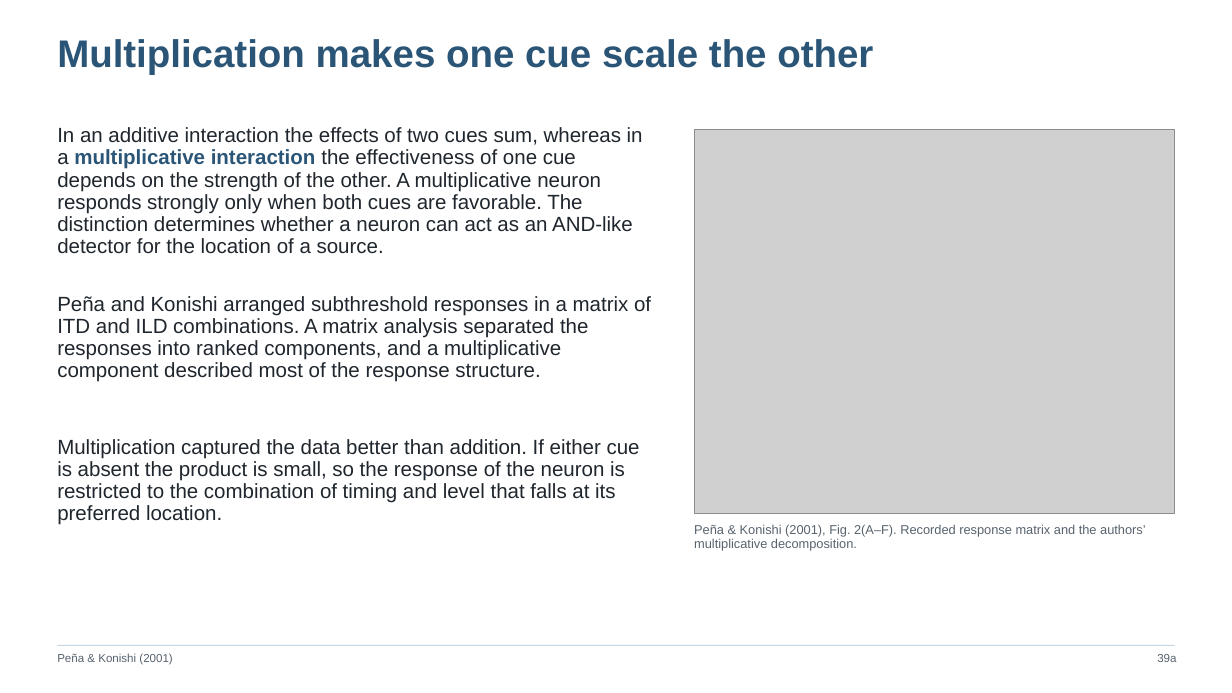
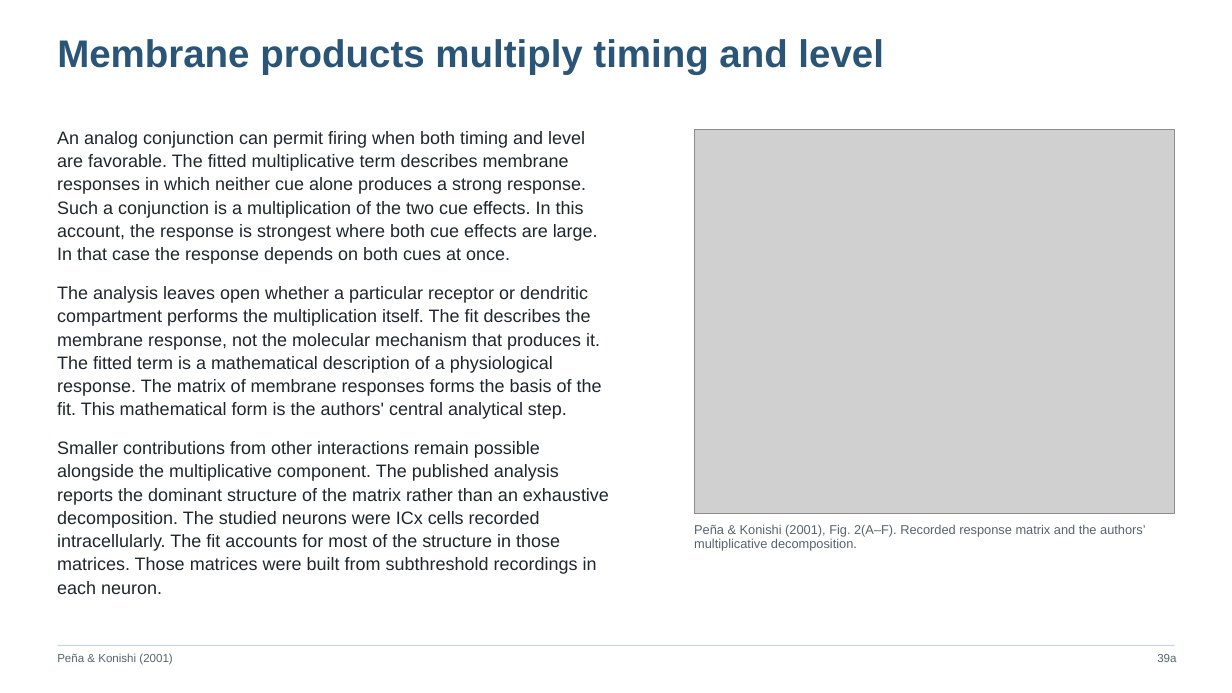
Before and after one commit to jordanxxlopez/NEUROETHOLOGY, a slide deck: slide 52 of scaffolded/Neuroethology_Lecture18_FA2026_SCAFFOLDED.pptx (slide 53 before the commit). Drawn at 1232x693 pixels with LibreOffice and Linux fonts; fonts in the diff are those of the drawing; grey boxes stand for pictures. Boxes give left, top, right and bottom in pixels: in the first picture for what was removed or moved away, otherwise in the second. Text is boxed around its words. In the diff, an @@ line names an element or a change of style, - is before the commit and + after.

```diff
--- a/scaffolded/Neuroethology_Lecture18_FA2026_SCAFFOLDED.pptx
+++ b/scaffolded/Neuroethology_Lecture18_FA2026_SCAFFOLDED.pptx
@@ text at (x1=57, y1=39, x2=884, y2=74): text changed @@
-Multiplication makes one cue scale the other
+Membrane products multiply timing and level
@@ text at (x1=57, y1=131, x2=609, y2=594): text changed; size 16 to 14 pt @@
-In an additive interaction the effects of two cues sum, whereas in a multiplicative interaction the effectiveness of one cue depends on the strength of the other. A multiplicative neuron responds strongly only when both cues are favorable. The distinction determines whether a neuron can act as an AND-like detector for the location of a source.
+An analog conjunction can permit firing when both timing and level are favorable. The fitted multiplicative term describes membrane responses in which neither cue alone produces a strong response. Such a conjunction is a multiplication of the two cue effects. In this account, the response is strongest where both cue effects are large. In that case the response depends on both cues at once.
+The analysis leaves open whether a particular receptor or dendritic compartment performs the multiplication itself. The fit describes the membrane response, not the molecular mechanism that produces it. The fitted term is a mathematical description of a physiological response. The matrix of membrane responses forms the basis of the fit. This mathematical form is the authors' central analytical step.
+Smaller contributions from other interactions remain possible alongside the multiplicative component. The published analysis reports the dominant structure of the matrix rather than an exhaustive decomposition. The studied neurons were ICx cells recorded intracellularly. The fit accounts for most of the structure in those matrices. Those matrices were built from subthreshold recordings in each neuron.
@@ text removed at (x1=57, y1=296, x2=651, y2=382) @@
-Peña and Konishi arranged subthreshold responses in a matrix of ITD and ILD combinations. A matrix analysis separated the responses into ranked components, and a multiplicative component described most of the response structure.
@@ text removed at (x1=57, y1=439, x2=640, y2=525) @@
-Multiplication captured the data better than addition. If either cue is absent the product is small, so the response of the neuron is restricted to the combination of timing and level that falls at its preferred location.
```
Also in this commit, not shown: 46 other slides changed, 11 slides added, 11 slides removed, 3 other files.
